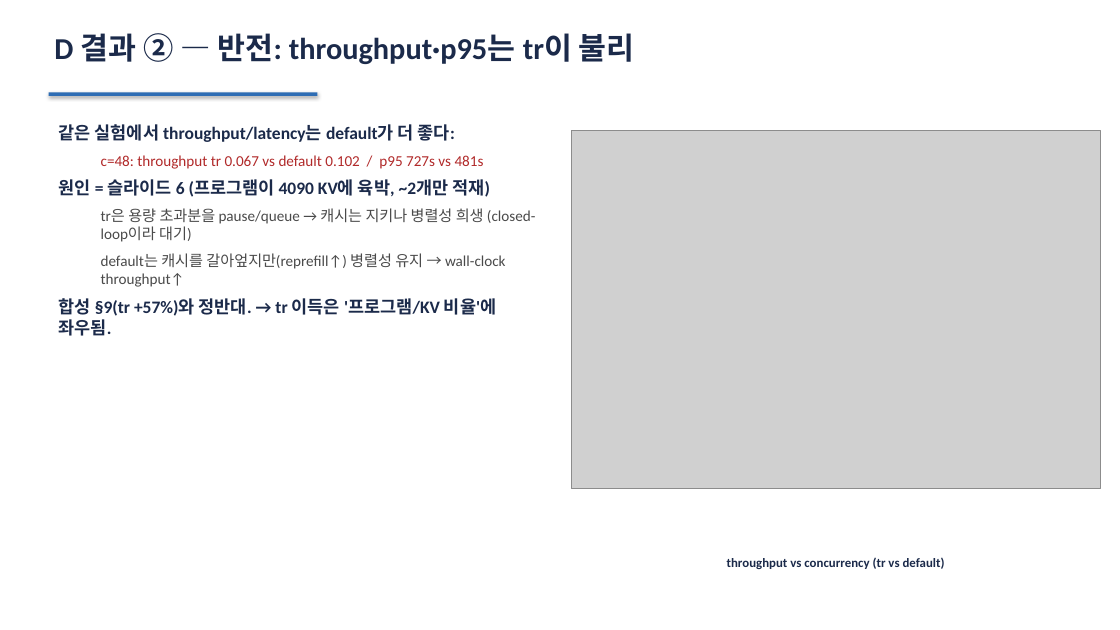
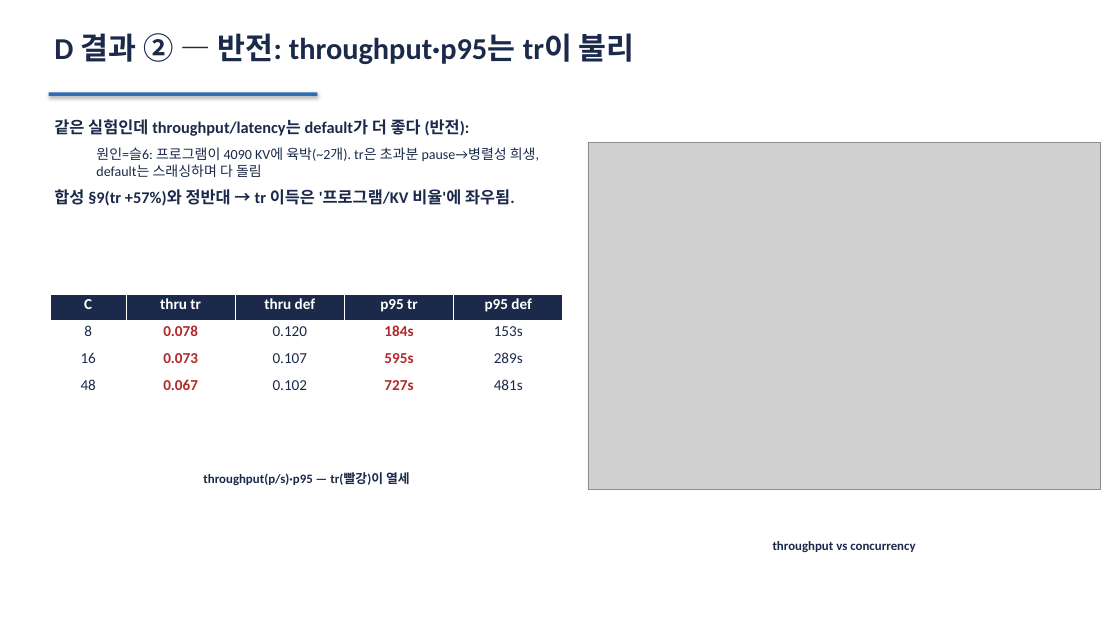
Before and after one commit to kthxo/distserving, a slide deck: slide 8 of meeting_hetero_yunuikang.pptx. Drawn at 1120x630 pixels with LibreOffice and Linux fonts; fonts in the diff are those of the drawing; grey boxes stand for pictures. Boxes give left, top, right and bottom in pixels: in the first picture for what was removed or moved away, otherwise in the second. Text is boxed around its words. In the diff, an @@ line names an element or a change of style, - is before the commit and + after.

```diff
--- a/meeting_hetero_yunuikang.pptx
+++ b/meeting_hetero_yunuikang.pptx
@@ text at (x1=54, y1=119, x2=539, y2=206): text changed; size 13 to 14 pt; bold on @@
-같은 실험에서 throughput/latency는 default가 더 좋다:
-  c=48: throughput tr 0.067 vs default 0.102 / p95 727s vs 481s
-원인 = 슬라이드 6 (프로그램이 4090 KV에 육박, ~2개만 적재)
-  tr은 용량 초과분을 pause/queue → 캐시는 지키나 병렬성 희생 (closed-loop이라 대기)
-  default는 캐시를 갈아엎지만(reprefill↑) 병렬성 유지 → wall-clock throughput↑
-합성 §9(tr +57%)와 정반대. → tr 이득은 '프로그램/KV 비율'에 좌우됨.
+같은 실험인데 throughput/latency는 default가 더 좋다 (반전):
+  원인=슬6: 프로그램이 4090 KV에 육박(~2개). tr은 초과분 pause→병렬성 희생, default는 스래싱하며 다 돌림
+합성 §9(tr +57%)와 정반대 → tr 이득은 '프로그램/KV 비율'에 좌우됨.
@@ picture resized from (x1=571, y1=130, x2=1101, y2=489) to (x1=588, y1=143, x2=1101, y2=490) @@
@@ table added at (x1=50, y1=294, x2=563, y2=402), 4 rows, 5 columns @@
+C | thru tr | thru def | p95 tr | p95 def
+8 | 0.078 | 0.120 | 184s | 153s
+16 | 0.073 | 0.107 | 595s | 289s
+48 | 0.067 | 0.102 | 727s | 481s
@@ text added at (x1=203, y1=472, x2=410, y2=485), 11 pt, text #1B2A4A, bold @@
+throughput(p/s)·p95 — tr(빨강)이 열세
@@ text at (x1=773, y1=541, x2=915, y2=552): text changed @@
-throughput vs concurrency (tr vs default)
+throughput vs concurrency
```
Also in this commit, not shown: 4 other slides changed, 1 other file.
